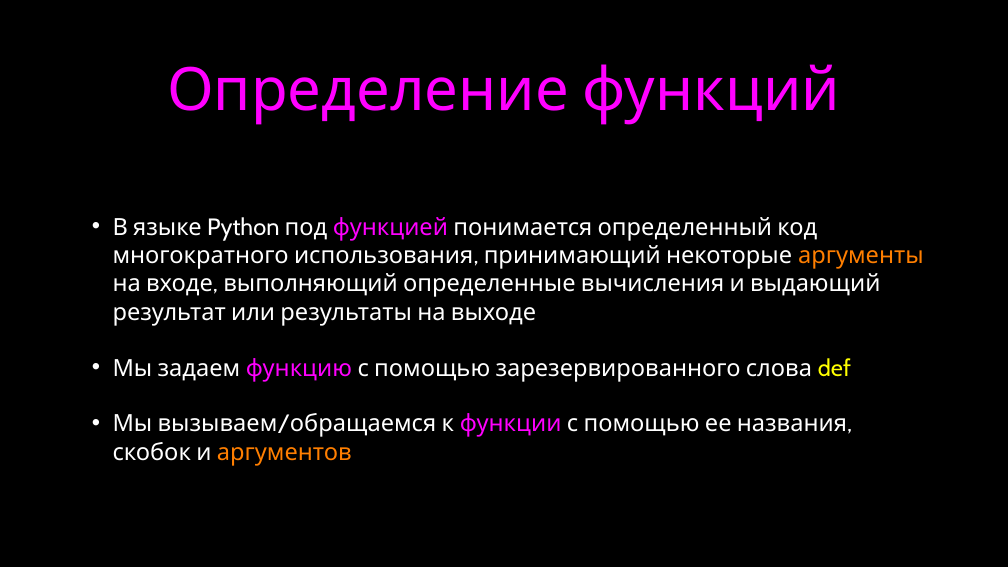
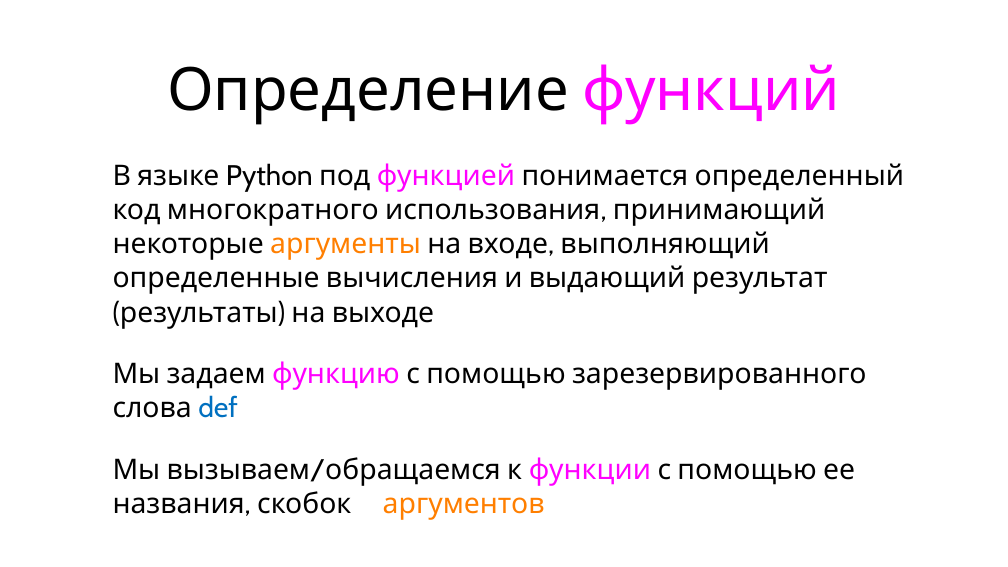
Before and after one commit to maxchv/LearnPython, a slide deck: slide 8 of week04/Functions.pptx (slide 6 before the commit). Drawn at 1008x567 pixels with LibreOffice and Linux fonts; fonts in the diff are those of the drawing. Boxes give left, top, right and bottom in pixels: in the first picture for what was removed or moved away, otherwise in the second. Text is boxed around its words. In the diff, an @@ line names an element or a change of style, - is before the commit and + after.

```diff
--- a/week04/Functions.pptx
+++ b/week04/Functions.pptx
@@ background #000000 to #FFFFFF @@
@@ title "Определение функций" at (167,64,840,125): text colour #FF00FF to #000000 in "Определение" @@
@@ text at (113,163,904,329): text changed; size 30 to 36 pt; text colour #FFFFFF to #000000 @@
-• В языке Python под функцией понимается определенный код многократного использования, принимающий некоторые аргументы на входе, выполняющий определенные вычисления и выдающий результат или результаты на выходе
+• В языке Python под функцией понимается определенный код многократного использования, принимающий некоторые аргументы на входе, выполняющий определенные вычисления и выдающий результат (результаты) на выходе
@@ text at (113,361,866,522): size 30 to 36 pt in "Мы задаем функцию с помощью зарезервированного слова ...", "Мы вызываем/обращаемся к функции с помощью ее ..."; text colour #FFFFFF to #000000 in "Мы задаем с помощью зарезервированного слова", "Мы вызываем/обращаемся к с помощью ее названия, ..."; text colour #FFFF00 to #0070C0 in "def" @@
```
Also in this commit, not shown: 5 other slides changed, 3 slides added, 1 slide removed.
